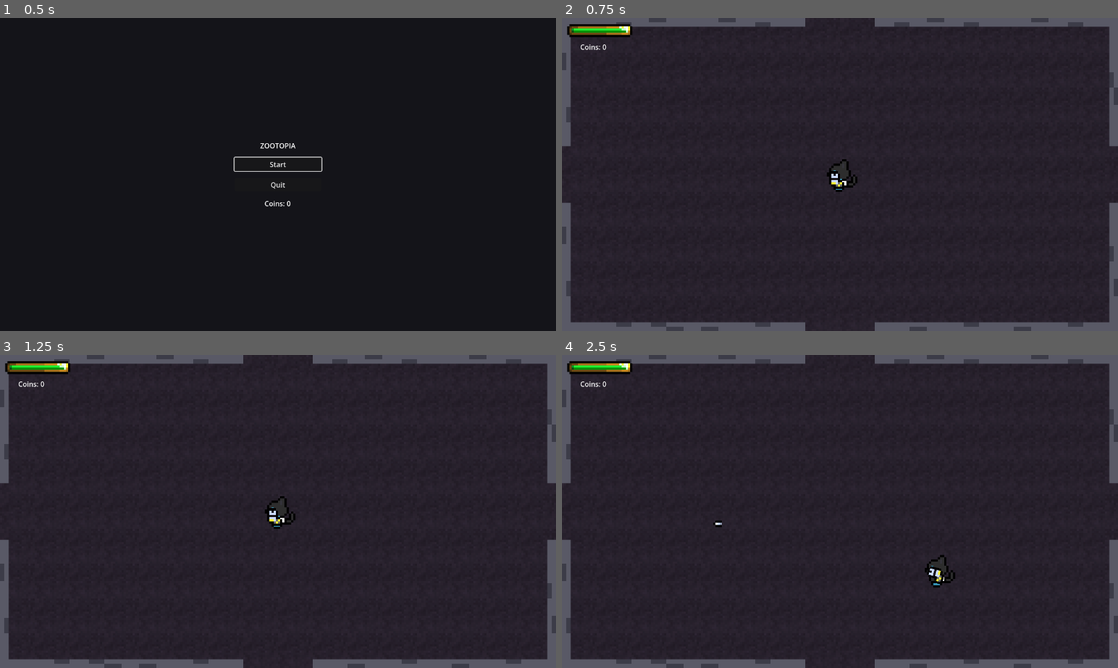
Above: before the commit, frames 1-4 (two rows, left to right).
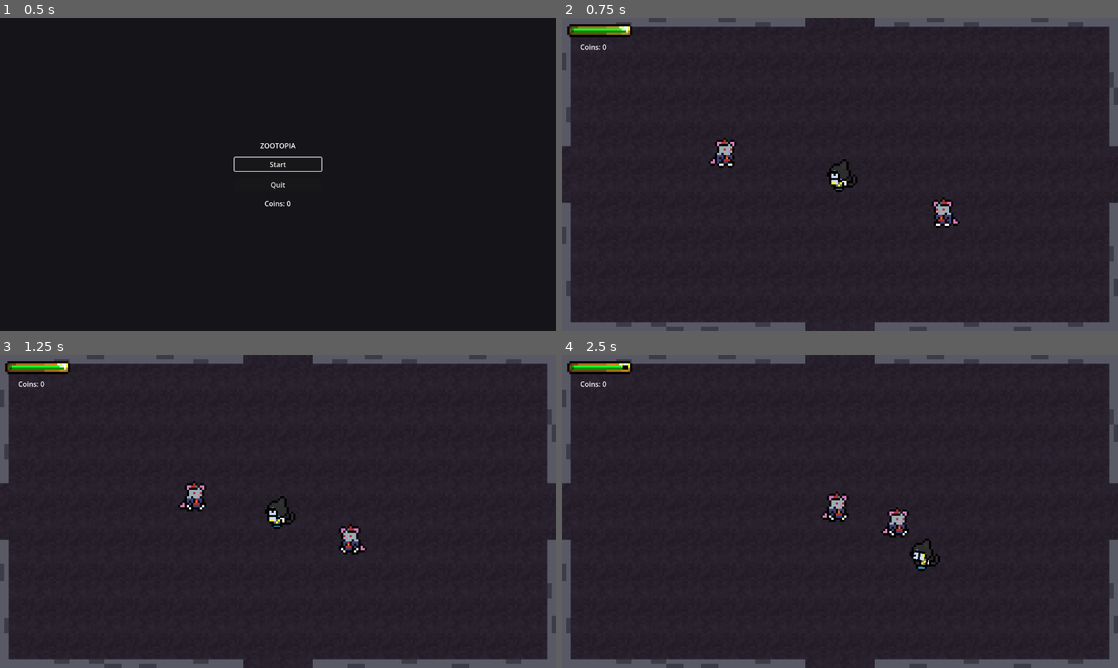
Above: after the commit, the same moments.

Repository: s4hlo/movie-jam
Game: Godot game, scene res://scenes/main_menu.tscn
Same seed, same stepped clock (60 frames per second), same inputs: the game is played once before the commit and once after it. Sound files missing from this copy of the repository are replaced by a short silence.
Inputs (mouse positions are in pixels of both pictures, inside the frame that each line leads up to):
- Up to frame 1 (0.5 s): no input
- Up to frame 2 (0.75 s): click "Start" at 0.5 s
- Up to frame 3 (1.25 s): no input
- Up to frame 4 (2.5 s): move the mouse to (962, 495) at 1.27 s; hold D (move_right) 1.28-2.03 s; click (962, 495) at 1.35 s; move the mouse to (728, 527) at 2.02 s; hold S (move_down) from 2.03 s (still down); click (728, 527) at 2.1 s

Frame 1 is identical in both runs. In frame 2, 0.6% of the frame differs, in the area x 26-72%, y 38-68%; in frame 3, 0.6%; in frame 4, 1.1%, in the area x 10-71%, y 3-75%.

Commit message:
feat: add more rats

Diff:
--- a/scenes/rooms/room_1coin.tscn
+++ b/scenes/rooms/room_1coin.tscn
@@ -199,3 +199,9 @@
 
 [node name="Rat" parent="." unique_id=86319578 instance=ExtResource("3_6ot0x")]
 position = Vector2(412, 200)
+
+[node name="Rat2" parent="." instance=ExtResource("3_6ot0x")]
+position = Vector2(850, 500)
+
+[node name="Rat3" parent="." instance=ExtResource("3_6ot0x")]
+position = Vector2(250, 500)
--- a/scenes/rooms/room_2coins.tscn
+++ b/scenes/rooms/room_2coins.tscn
@@ -148,3 +148,9 @@
 
 [node name="Rat2" parent="." unique_id=1644735377 instance=ExtResource("3")]
 position = Vector2(980, 520)
+
+[node name="Rat3" parent="." instance=ExtResource("3")]
+position = Vector2(640, 400)
+
+[node name="Rat4" parent="." instance=ExtResource("3")]
+position = Vector2(500, 600)
--- a/scenes/rooms/room_3coins.tscn
+++ b/scenes/rooms/room_3coins.tscn
@@ -4,6 +4,7 @@
 [ext_resource type="PackedScene" uid="uid://1lov5r6rxbbk" path="res://scenes/coin.tscn" id="2"]
 [ext_resource type="Texture2D" uid="uid://c2r5sc8nwsh3a" path="res://assets/tilemap_moviejam.png" id="2_pc00p"]
 [ext_resource type="PackedScene" uid="uid://df7j8p75ferou" path="res://scenes/rat_skate.tscn" id="4_pc00p"]
+[ext_resource type="PackedScene" uid="uid://ofxolt87xd57" path="res://scenes/rat.tscn" id="5_rat"]
 
 [sub_resource type="TileSetAtlasSource" id="TileSetAtlasSource_ymi18"]
 texture = ExtResource("2_pc00p")
@@ -154,3 +155,9 @@
 
 [node name="Rat_skate3" parent="." instance=ExtResource("4_pc00p")]
 position = Vector2(1159, 358)
+
+[node name="Rat1" parent="." instance=ExtResource("5_rat")]
+position = Vector2(800, 200)
+
+[node name="Rat2" parent="." instance=ExtResource("5_rat")]
+position = Vector2(500, 500)
--- a/scenes/rooms/room_empty.tscn
+++ b/scenes/rooms/room_empty.tscn
@@ -2,6 +2,7 @@
 
 [ext_resource type="Script" uid="uid://dndlb34yra7rn" path="res://scripts/room_base.gd" id="1"]
 [ext_resource type="Texture2D" uid="uid://c2r5sc8nwsh3a" path="res://assets/tilemap_moviejam.png" id="2_ps7y8"]
+[ext_resource type="PackedScene" uid="uid://ofxolt87xd57" path="res://scenes/rat.tscn" id="3_rat"]
 
 [sub_resource type="TileSetAtlasSource" id="TileSetAtlasSource_xb5b7"]
 texture = ExtResource("2_ps7y8")
@@ -162,3 +163,9 @@
 scale = Vector2(5, 5)
 tile_map_data = PackedByteArray("AAAPAAAAAAAFAAIAAAAAAAAAAAAFAAIAAGAAAAgAAAAFAAIAADAPAAgAAAAFAAIAAFAOAAAAAAAFAAEAAAANAA …(560 unchanged characters)…
 tile_set = SubResource("TileSet_6egnj")
+
+[node name="Rat1" parent="." instance=ExtResource("3_rat")]
+position = Vector2(350, 300)
+
+[node name="Rat2" parent="." instance=ExtResource("3_rat")]
+position = Vector2(900, 450)
